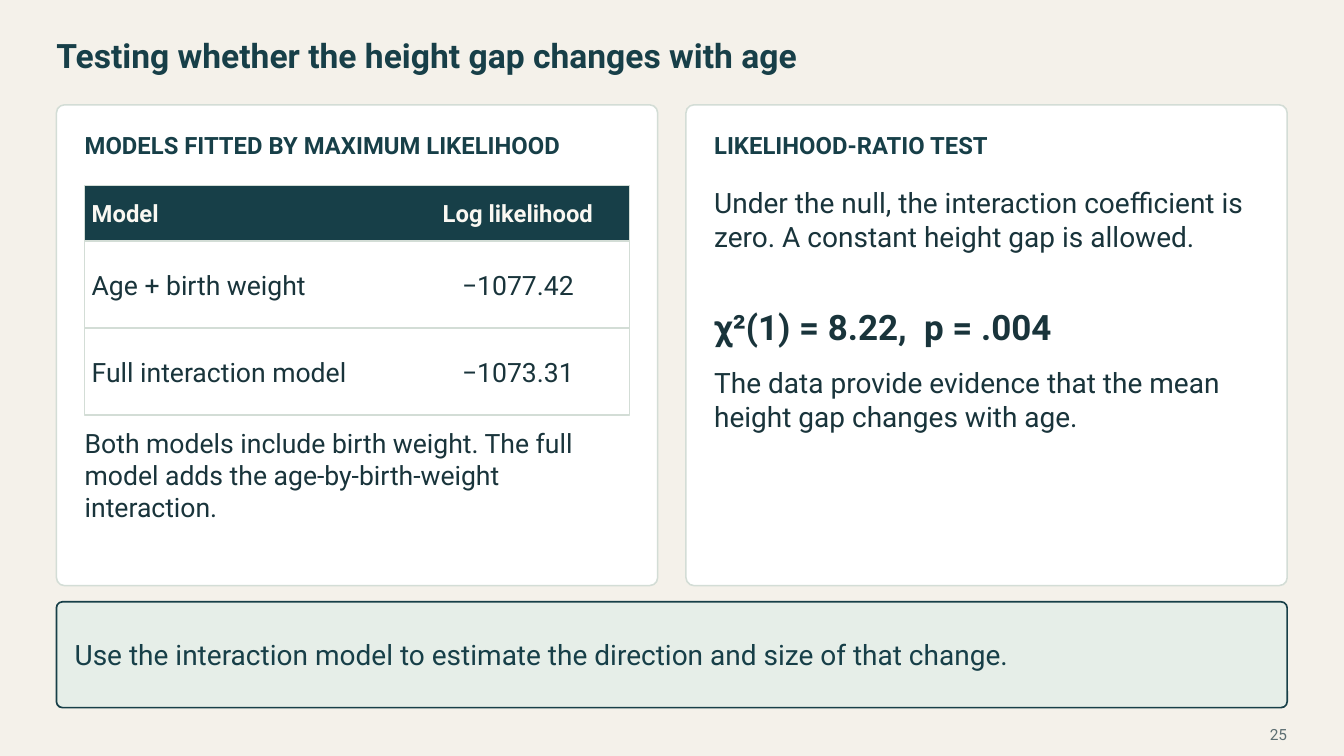
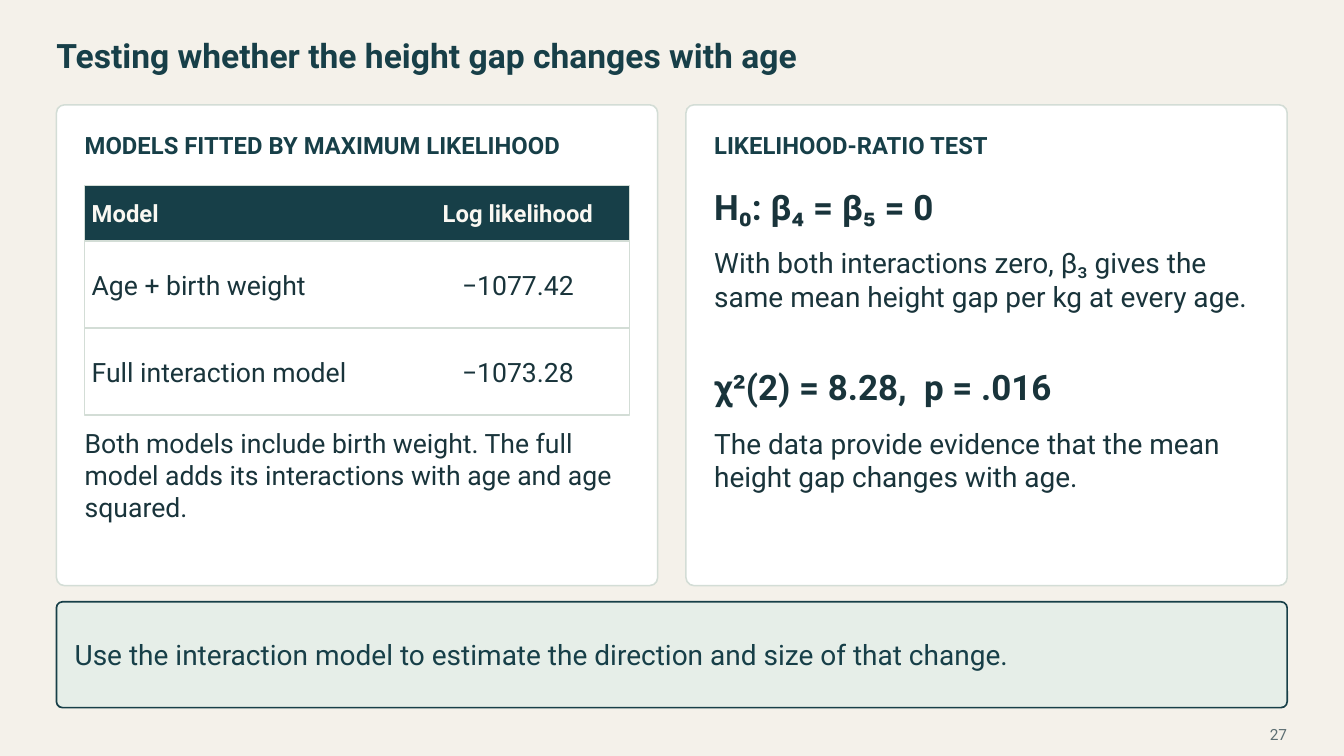
Before and after one commit to Postmus/BeyondMLR, a slide deck: slide 27 of lectures_2627/week4/Beyond_MLR_Week_4.pptx (slide 25 before the commit). Drawn at 1344x756 pixels with LibreOffice and Linux fonts; fonts in the diff are those of the drawing. Boxes give left, top, right and bottom in pixels: in the first picture for what was removed or moved away, otherwise in the second. Text is boxed around its words. In the diff, an @@ line names an element or a change of style, - is before the commit and + after.

Commit message:
Revise the Week 4 longitudinal modeling lecture and chick growth labs

```diff
--- a/lectures_2627/week4/Beyond_MLR_Week_4.pptx
+++ b/lectures_2627/week4/Beyond_MLR_Week_4.pptx
@@ text at (714, 194, 933, 227): text changed; size 20 to 25 pt; bold on @@
-Under the null, the interaction coefficient is zero. A constant height gap is allowed.
+H₀: β₄ = β₅ = 0
@@ text at (714, 252, 1246, 313): text changed; size 25 to 20 pt; bold off @@
-χ²(1) = 8.22, p = .004
+With both interactions zero, β₃ gives the same mean height gap per kg at every age.
@@ text at (462, 363, 574, 383): text changed @@
-−1073.31
+−1073.28
@@ text added at (714, 372, 1051, 408), 25 pt, text #19343B, bold @@
+χ²(2) = 8.28, p = .016
@@ text at (85, 433, 611, 523): text changed @@
-Both models include birth weight. The full model adds the age-by-birth-weight interaction.
+Both models include birth weight. The full model adds its interactions with age and age squared.
@@ text "The data provide evidence that ...": place and size @@
-text "The data provide evidence that ..." at (714, 372, 1219, 433)
+text "The data provide evidence that ..." at (714, 433, 1219, 493)
@@ page number at (1270, 729, 1287, 740): text changed @@
-25
+27
```
Also in this commit, not shown: 17 other slides changed, 11 slides added, 8 slides removed, 20 other files.
